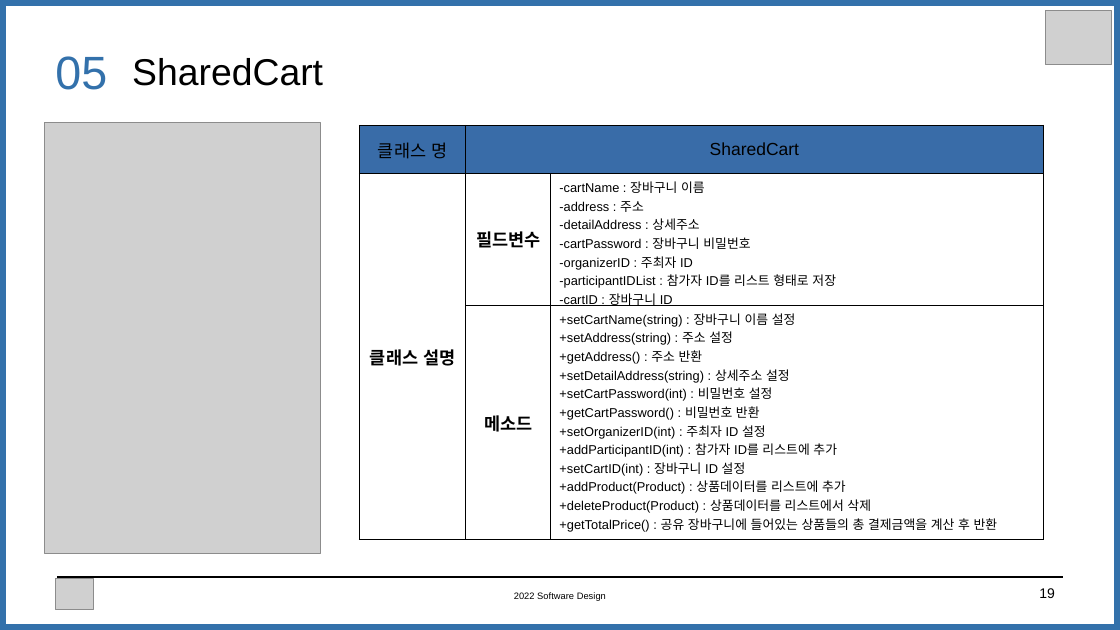
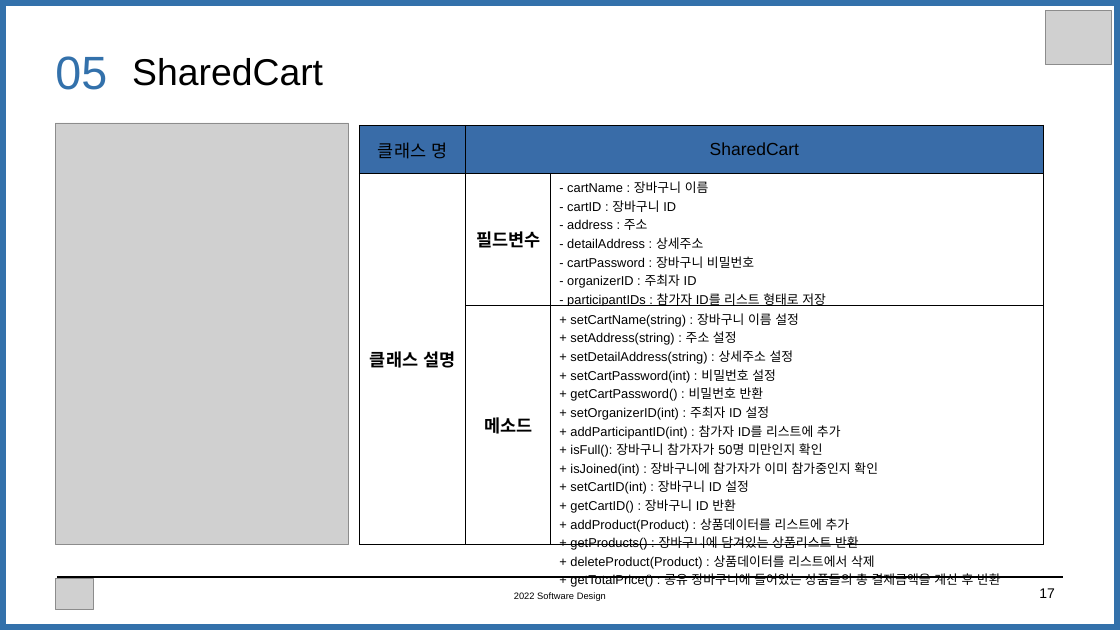
Before and after one commit to jujuwon/software-design, a slide deck: slide 17 of slide/E조 UML.pptx (slide 19 before the commit). Drawn at 1120x630 pixels with LibreOffice and Linux fonts; fonts in the diff are those of the drawing; grey boxes stand for pictures. Boxes give left, top, right and bottom in pixels: in the first picture for what was removed or moved away, otherwise in the second. Text is boxed around its words. In the diff, an @@ line names an element or a change of style, - is before the commit and + after.

```diff
--- a/slide/E조 UML.pptx
+++ b/slide/E조 UML.pptx
@@ picture: place and size @@
-picture at [44, 123, 320, 553]
+picture at [55, 123, 349, 544]
@@ table at [360, 125, 1044, 591] @@
-row 2, column 3: -cartName : 장바구니 이름 / -address : 주소 / -detailAddress : 상세주소 / -cartPassword : 장바구니 비밀번호 / -organizerID : 주최자 ID / -participantIDList : 참가자 ID를 리스트 형태로 저장 / -cartID : 장바구니 ID / -productList : 상품데이터를 리스트 형태로 저장
+row 2, column 3: - cartName : 장바구니 이름 / - cartID : 장바구니 ID / - address : 주소 / - detailAddress : 상세주소 / - cartPassword : 장바구니 비밀번호 / - organizerID : 주최자 ID / - participantIDs : 참가자 ID를 리스트 형태로 저장 / - products : 상품데이터를 리스트 형태로 저장
-row 3, column 3: +setCartName(string) : 장바구니 이름 설정 / +setAddress(string) : 주소 설정 / +getAddress() : 주소 반환 / +setDetailAddress(string) : 상세주소 설정 / +setCartPassword(int) : 비밀번호 설정 / +getCartPassword() : 비밀번호 반환 / +setOrganizerID(int) : 주최자 ID 설정 / +addParticipantID(int) : 참가자 ID를 리스트에 추가 / +setCartID(int) : 장바구니 ID 설정 / +addProduct(Product) : 상품데이터를 리스트에 추가 / +deleteProduct(Product) : 상품데이터를 리스트에서 삭제 / +getTotalPrice() : 공유 장바구니에 들어있는 상품들의 총 결제금액을 계산 후 반환
+row 3, column 3: + setCartName(string) : 장바구니 이름 설정 / + setAddress(string) : 주소 설정 / + setDetailAddress(string) : 상세주소 설정 / + setCartPassword(int) : 비밀번호 설정 / + getCartPassword() : 비밀번호 반환 / + setOrganizerID(int) : 주최자 ID 설정 / + addParticipantID(int) : 참가자 ID를 리스트에 추가 / + isFull(): 장바구니 참가자가 50명 미만인지 확인 / + isJoined(int) : 장바구니에 참가자가 이미 참가중인지 확인 / + setCartID(int) : 장바구니 ID 설정 / + getCartID() : 장바구니 ID 반환 / + addProduct(Product) : 상품데이터를 리스트에 추가 / + getProducts() : 장바구니에 담겨있는 상품리스트 반환 / + deleteProduct(Product) : 상품데이터를 리스트에서 삭제 / + getTotalPrice() : 공유 장바구니에 들어있는 상품들의 총 결제금액을 계산 후 반환
@@ page number at [1039, 588, 1055, 598]: text changed @@
-19
+17
```
Also in this commit, not shown: 5 other slides changed, 3 slides removed, 1 other file.
